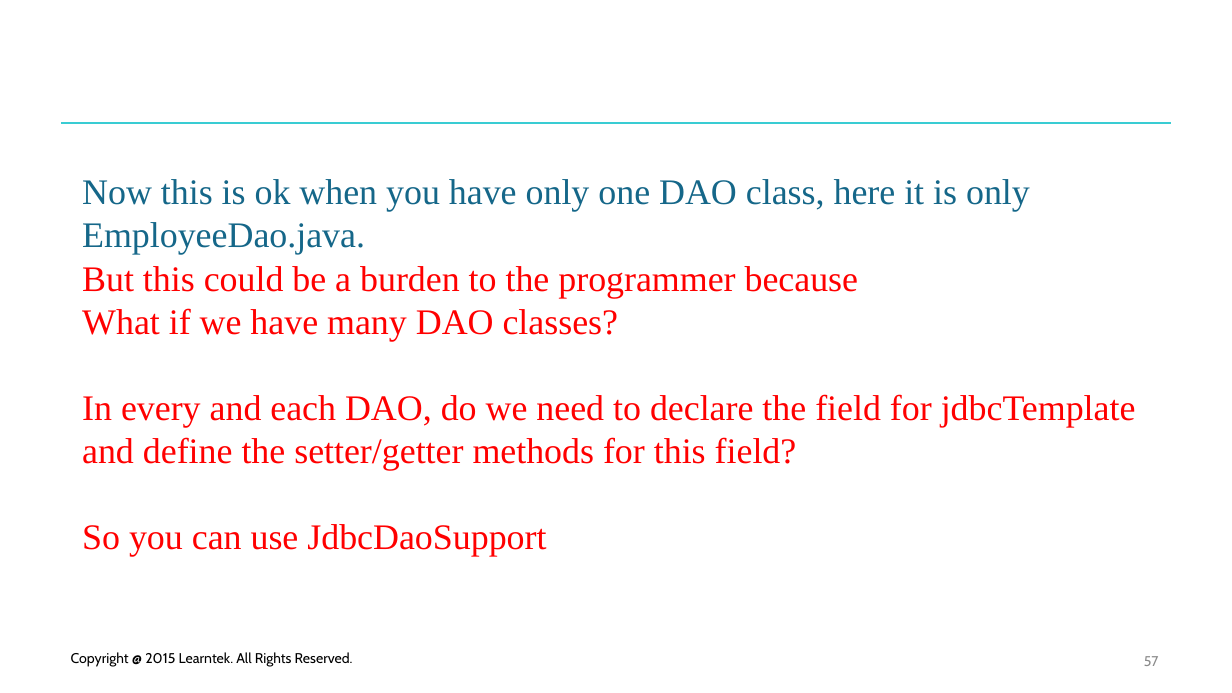
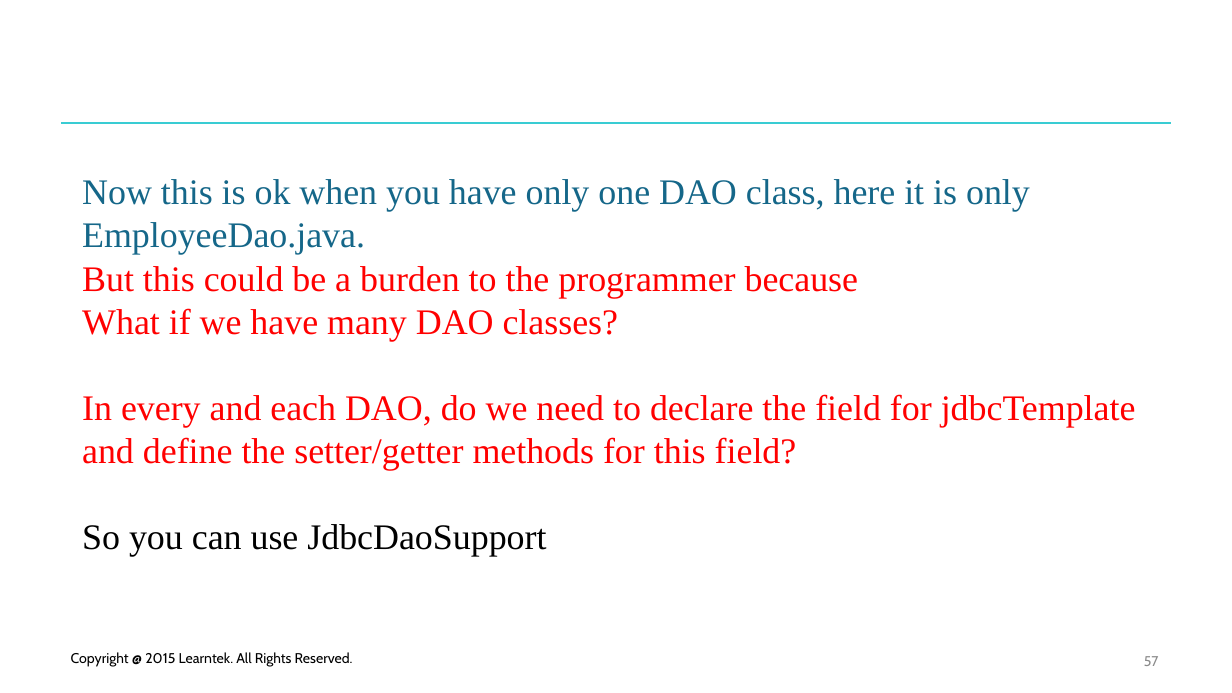
Before and after one commit to santoshkar/Spring, a slide deck: slide 57 of Presentations/Part-4-JdbcTemplate.pptx. Drawn at 1232x693 pixels with LibreOffice and Linux fonts; fonts in the diff are those of the drawing; background and template pictures are left out. Boxes give left, top, right and bottom in pixels: in the first picture for what was removed or moved away, otherwise in the second. Text is boxed around its words. In the diff, an @@ line names an element or a change of style, - is before the commit and + after.

```diff
--- a/Presentations/Part-4-JdbcTemplate.pptx
+++ b/Presentations/Part-4-JdbcTemplate.pptx
@@ text at [82, 524, 546, 557]: text colour #FF0000 to #000000 in "So you can use JdbcDaoSupport" @@
```
Also in this commit, not shown: 15 other files.
